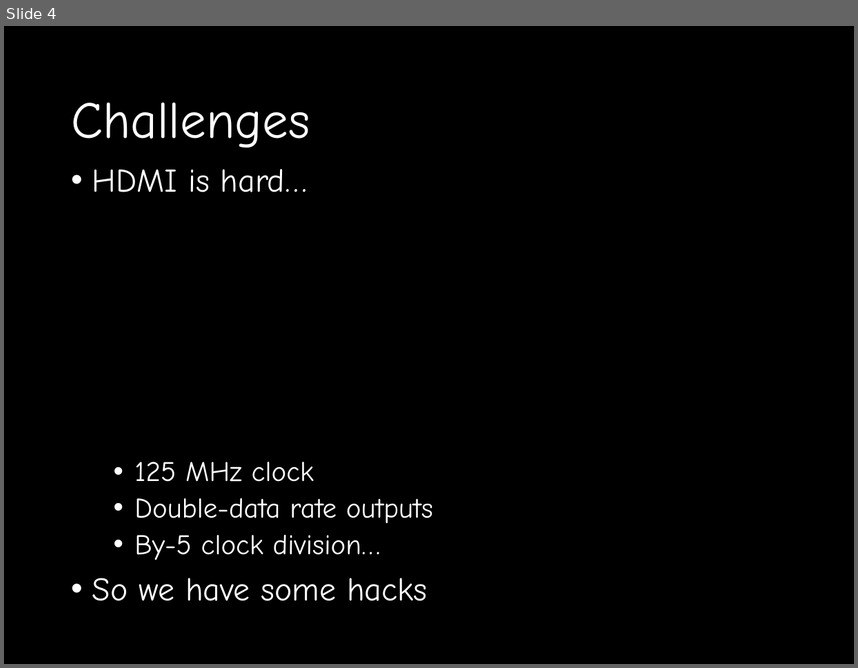
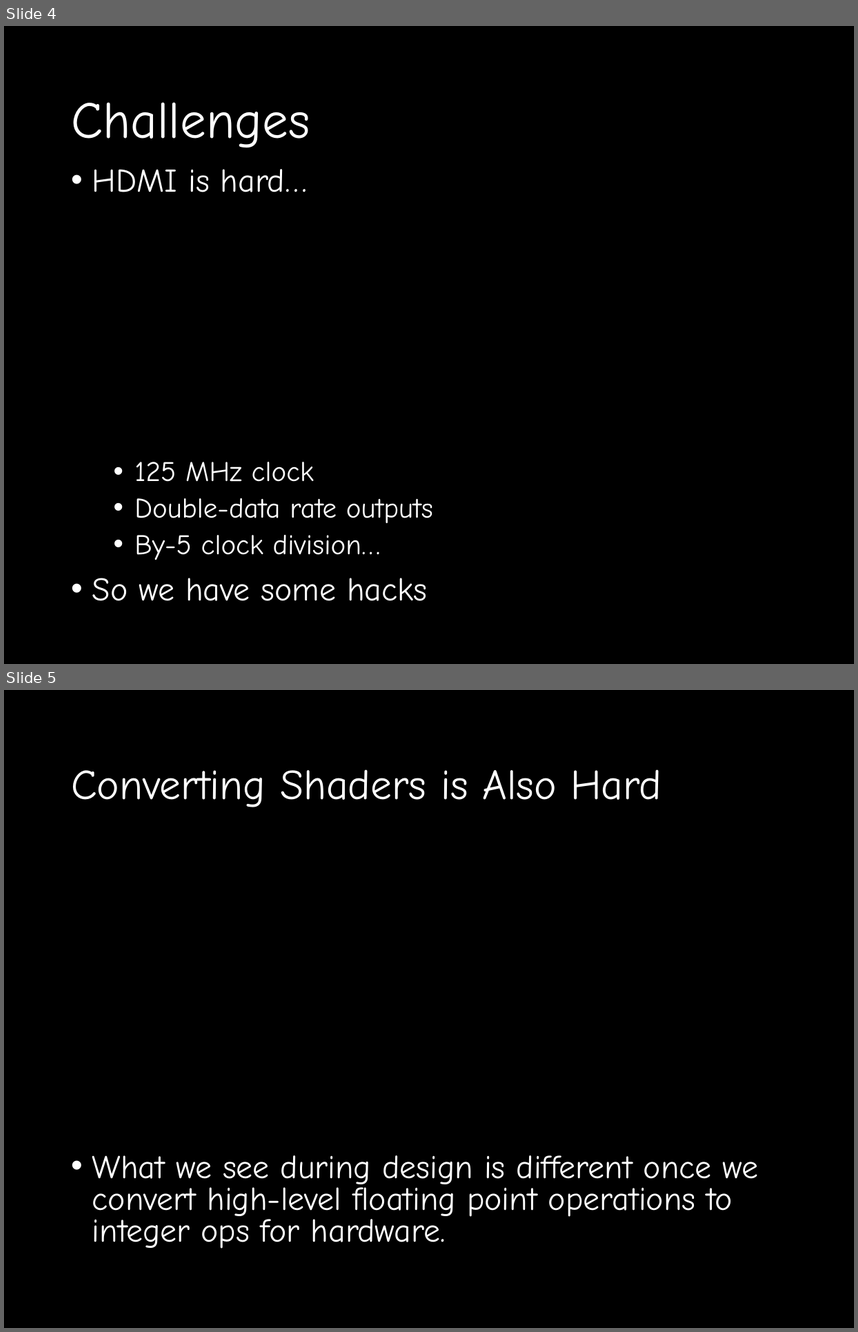
Before and after one commit to Zielasko/bASIC-game-of-Life-, a slide deck: bAGOLife.pptx. Shown one above the other, each under a label of ours: slide 4 before the commit, slides 4 and 5 after it. The pictures are 858x668 and 858x1332 pixels, drawn with LibreOffice and Linux fonts; fonts in the diff are those of the drawing; background and template pictures are left out. Boxes give left, top, right and bottom in pixels: in the first picture for what was removed or moved away, otherwise in the second. Text is boxed around its words. In the diff, an @@ line names an element or a change of style, - is before the commit and + after.

Commit message:
Added a shaders slide

```diff
--- a/bAGOLife.pptx
+++ b/bAGOLife.pptx
@@ slide 5 added at box(4, 690, 854, 1328), background picture (left out) @@
@@ title added at box(71, 769, 662, 807), 36 pt, text #FFFFFF @@
+Converting Shaders is Also Hard
@@ text added at box(92, 1155, 759, 1248), 28 pt, text #FFFFFF @@
+• What we see during design is different once we convert high-level floating point operations to integer ops for hardware.
```
Also in this commit, not shown: 1 slide changed, 1 other slide added, 1 slide removed.
